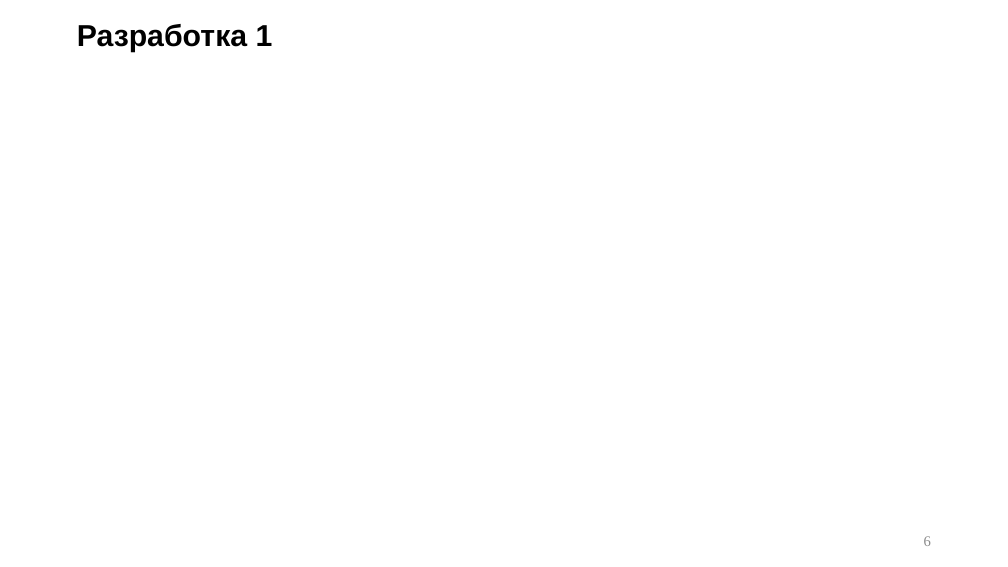
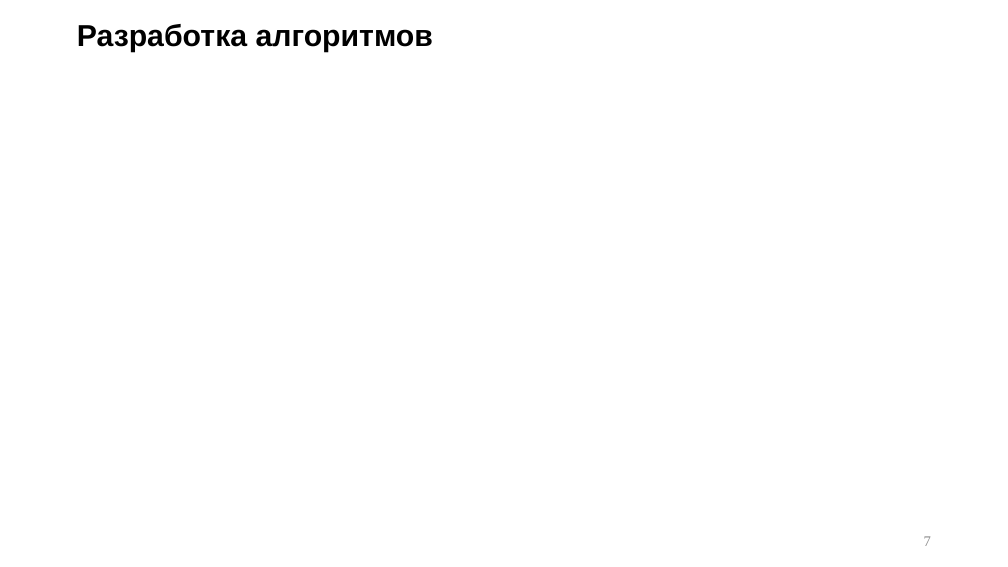
Before and after one commit to p6p62/RecognizerGenerator, a slide deck: slide 7 of Презентация на защиту.pptx (slide 6 before the commit). Drawn at 1008x567 pixels with LibreOffice and Linux fonts; fonts in the diff are those of the drawing. Boxes give left, top, right and bottom in pixels: in the first picture for what was removed or moved away, otherwise in the second. Text is boxed around its words. In the diff, an @@ line names an element or a change of style, - is before the commit and + after.

```diff
--- a/Презентация на защиту.pptx
+++ b/Презентация на защиту.pptx
@@ title at [77,24,433,52]: text changed @@
-Разработка 1
+Разработка алгоритмов
@@ page number at [924,536,931,546]: text changed @@
-6
+7
```
Also in this commit, not shown: 1 other slide changed, 1 slide added.
